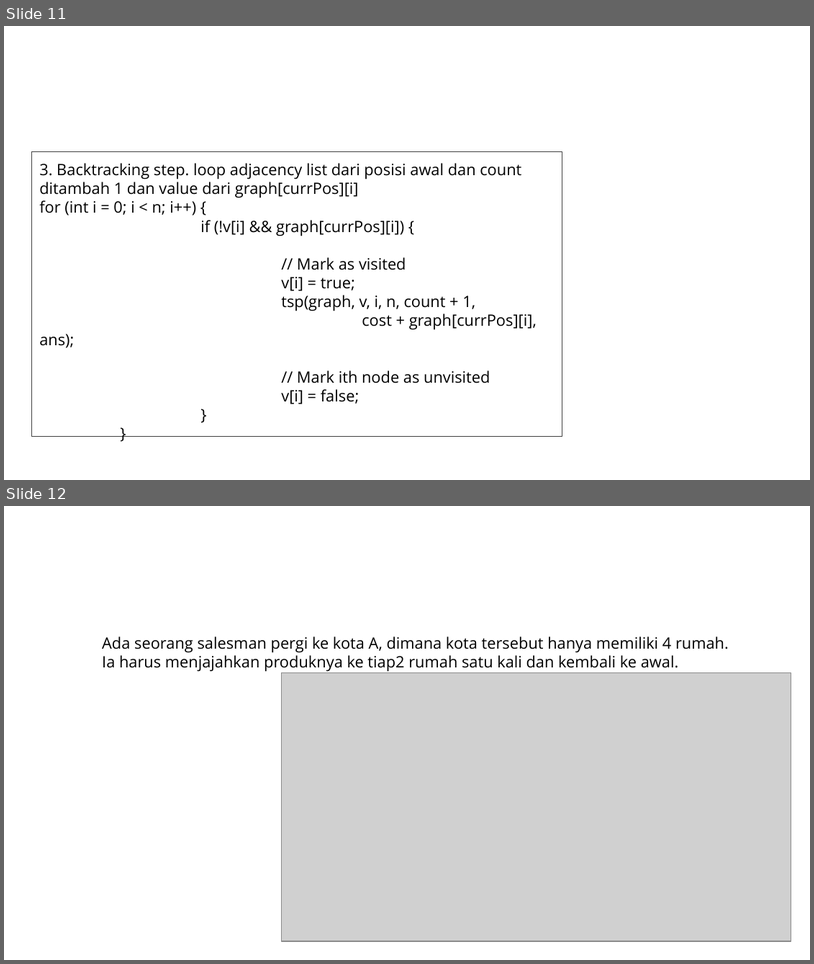
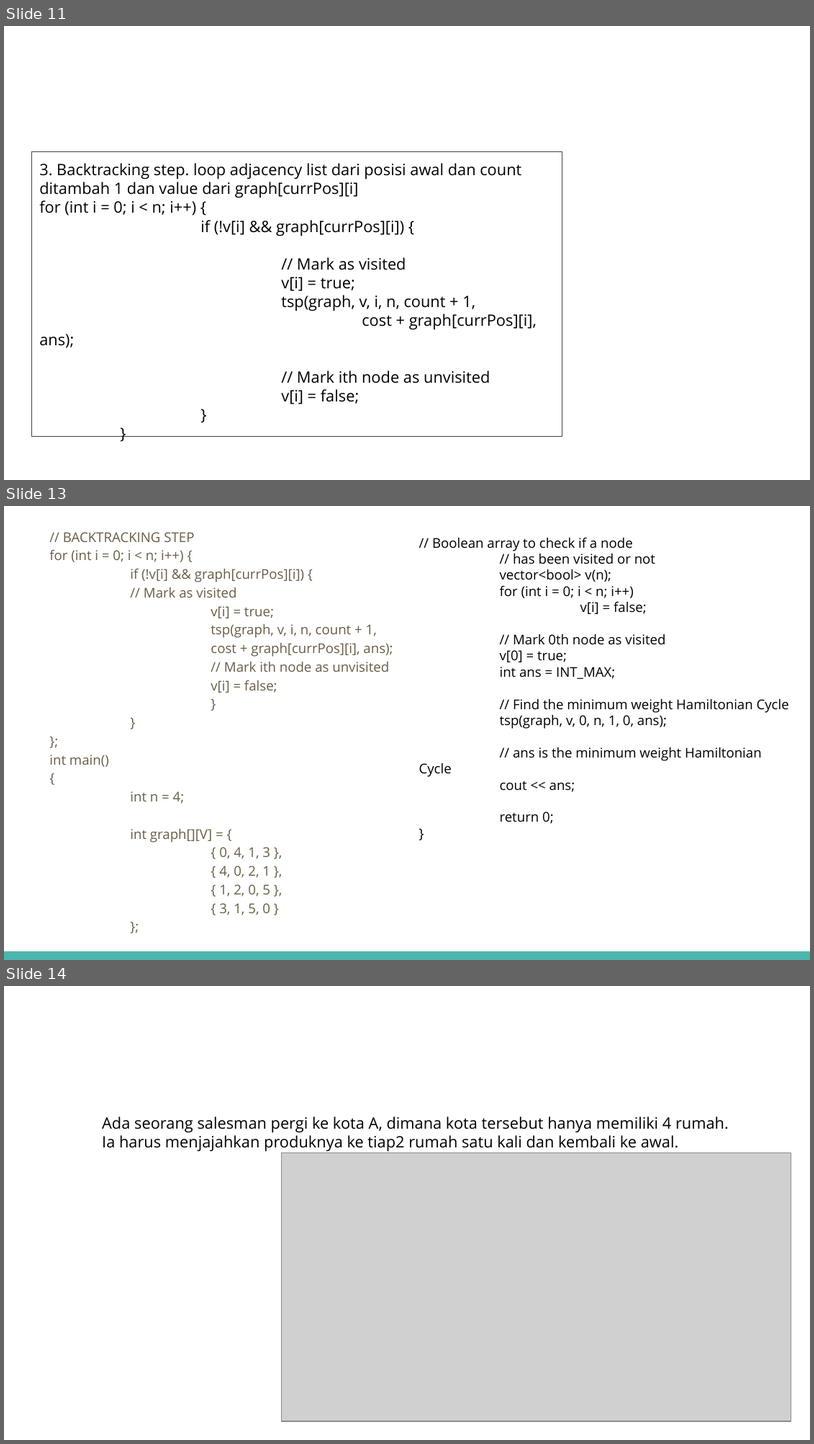
Before and after one commit to hafidzalfrz/TugasAnalgo, a slide deck: UTS/Travelling Salesman Problem.pptx. Shown one above the other, each under a label of ours: slides 11 and 12 before the commit, slides 11, 13 and 14 after it; the slides between them are not shown. The pictures are 814x964 and 814x1444 pixels, drawn with LibreOffice and Linux fonts; fonts in the diff are those of the drawing; grey boxes stand for pictures. Boxes give left, top, right and bottom in pixels: in the first picture for what was removed or moved away, otherwise in the second. Text is boxed around its words. In the diff, an @@ line names an element or a change of style, - is before the commit and + after.

```diff
--- a/UTS/Travelling Salesman Problem.pptx
+++ b/UTS/Travelling Salesman Problem.pptx
@@ slide 13 added at (4, 506, 810, 960), background #FFFFFF @@
@@ text added at (49, 532, 393, 915), 12 pt, text #695D46 @@
+// BACKTRACKING STEP
+for (int i = 0; i < n; i++) {
+if (!v[i] && graph[currPos][i]) {
+// Mark as visited
+v[i] = true;
+tsp(graph, v, i, n, count + 1,
+cost + graph[currPos][i], ans);
+// Mark ith node as unvisited
+v[i] = false;
+}
+}
+};
+int main()
+{
+int n = 4;
+int graph[][V] = {
+{ 0, 4, 1, 3 },
+{ 4, 0, 2, 1 },
+{ 1, 2, 0, 5 },
+{ 3, 1, 5, 0 }
+};
@@ text added at (432, 537, 790, 824), 12 pt, text #000000 @@
+// Boolean array to check if a node
+// has been visited or not
+vector<bool> v(n);
+for (int i = 0; i < n; i++)
+v[i] = false;
+// Mark 0th node as visited
+v[0] = true;
+int ans = INT_MAX;
+// Find the minimum weight Hamiltonian Cycle
+tsp(graph, v, 0, n, 1, 0, ans);
+// ans is the minimum weight Hamiltonian Cycle
+cout << ans;
+return 0;
+}
@@ rectangle added at (4, 951, 810, 960), fill #4DB6AC @@
@@ what was slide 12 is now slide 14 @@
```
Also in this commit, not shown: 1 slide changed, 1 other slide added, 3 other files.
